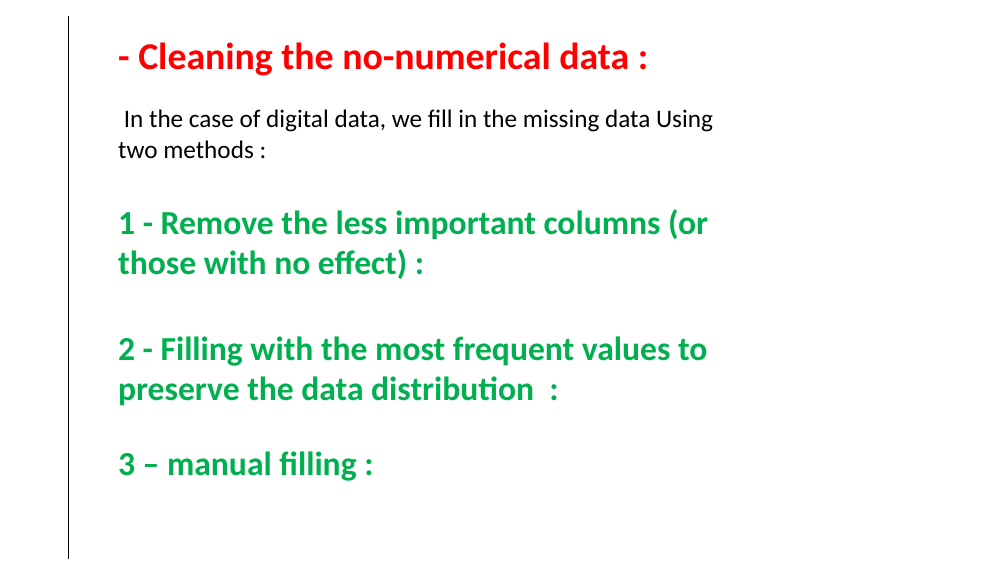
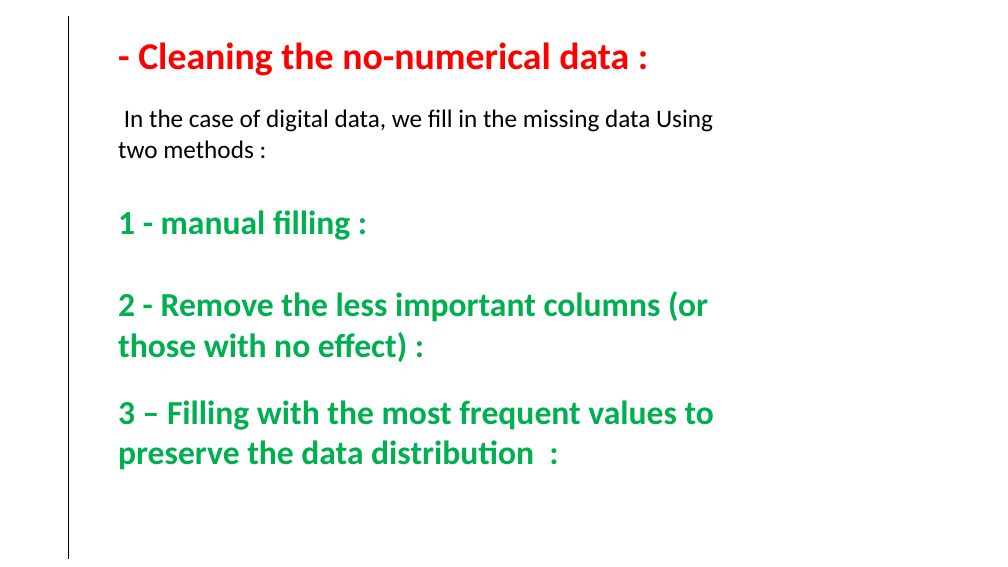
Before and after one commit to SmidaMohamedTaher/eda-task, a slide deck: slide 14 of Presentation1.pptx. Drawn at 1008x567 pixels with LibreOffice and Linux fonts; fonts in the diff are those of the drawing. Boxes give left, top, right and bottom in pixels: in the first picture for what was removed or moved away, otherwise in the second. Text is boxed around its words. In the diff, an @@ line names an element or a change of style, - is before the commit and + after.

```diff
--- a/Presentation1.pptx
+++ b/Presentation1.pptx
@@ text at (118,210,350,240): text changed @@
-3 – manual filling :
+1 - manual filling :
@@ text at (118,291,708,362): text changed @@
-1 - Remove the less important columns (or those with no effect) :
+2 - Remove the less important columns (or those with no effect) :
@@ text at (118,400,714,470): text changed @@
-2 - Filling with the most frequent values to preserve the data distribution :
+3 – Filling with the most frequent values to preserve the data distribution :
```
Also in this commit, not shown: 2 other slides changed, 1 slide added, 1 other file.
